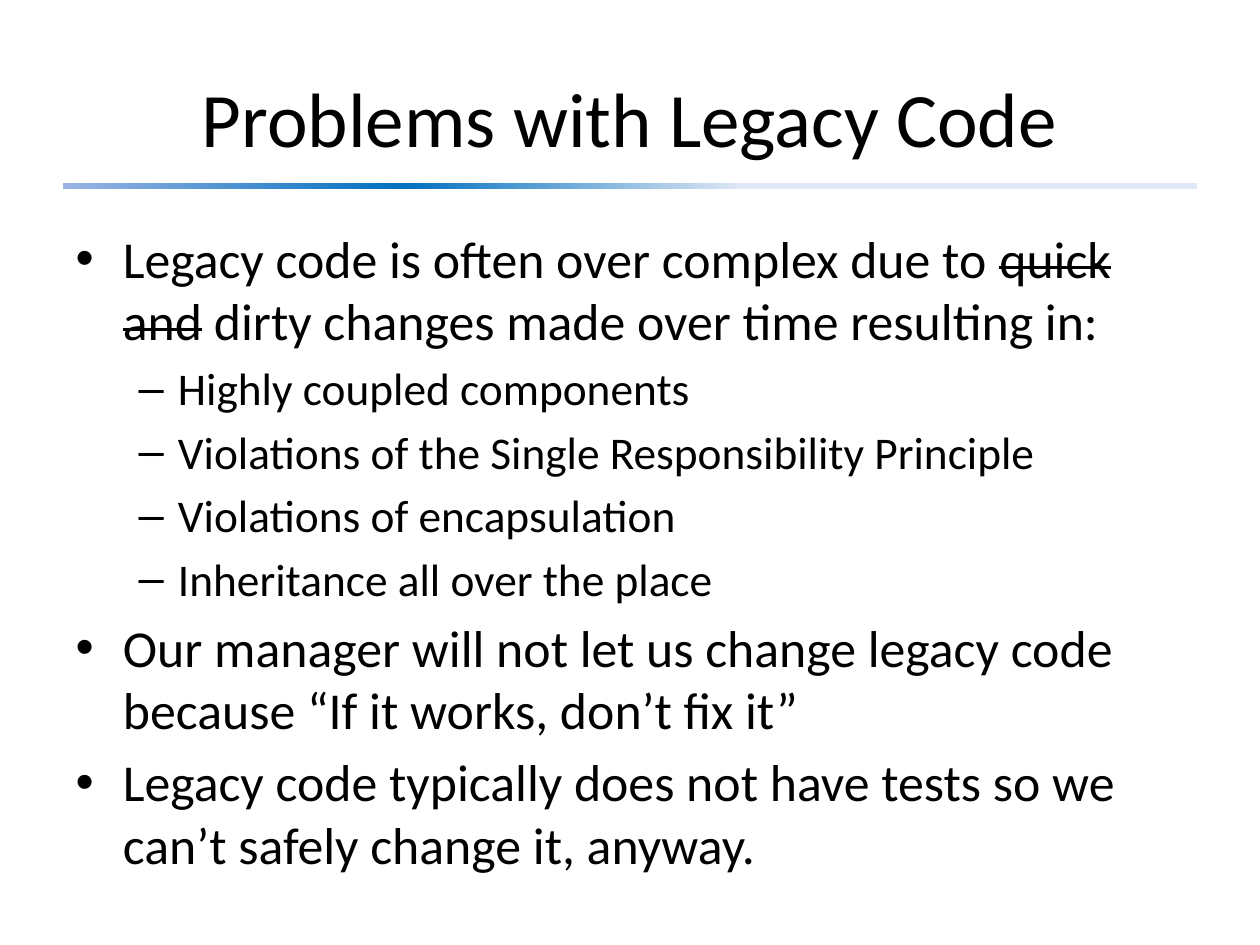
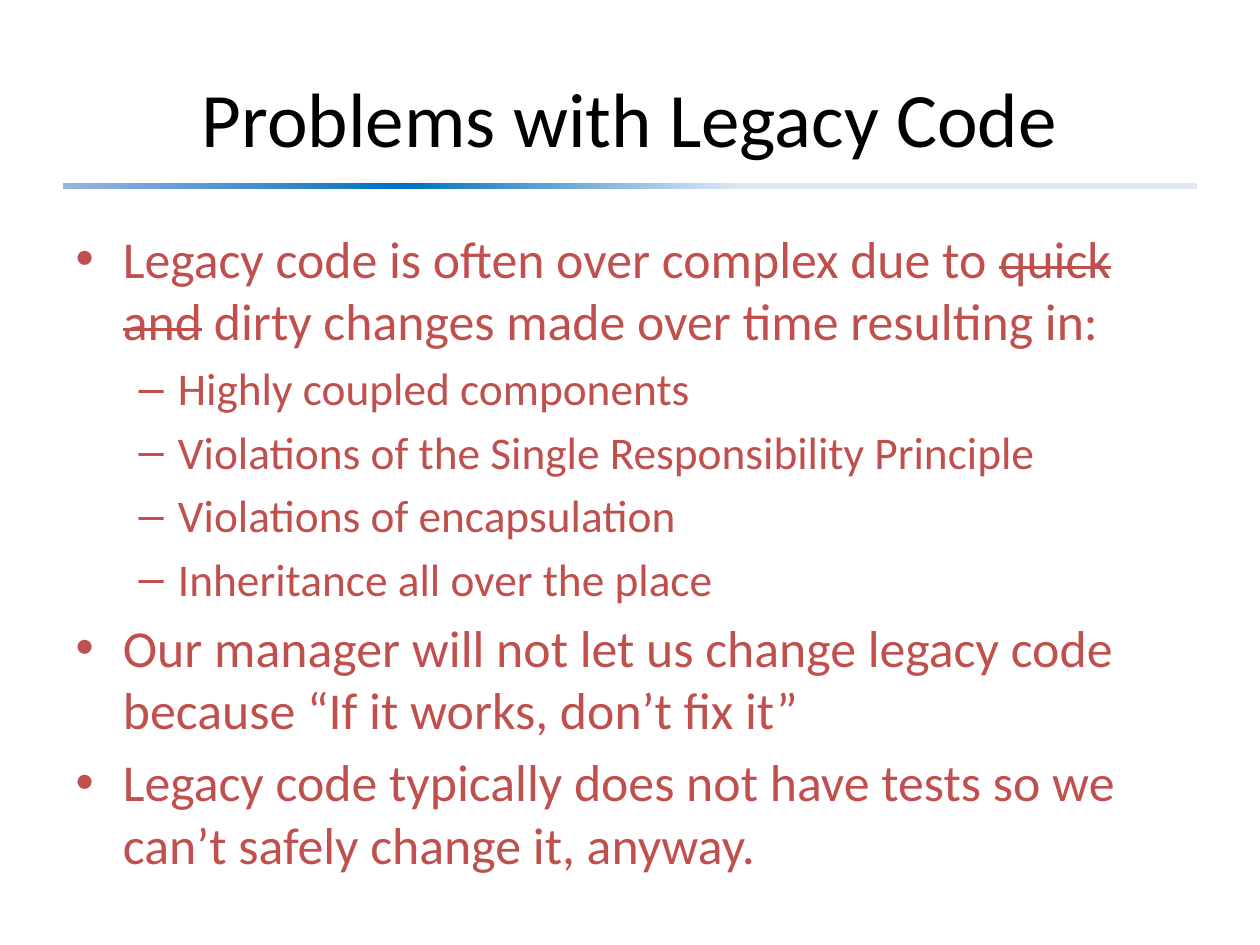
Before and after one commit to david-sackstein/solid-c-cpp, a slide deck: slide 5 of Module 4 - Legacy Code.pptx. Drawn at 1260x945 pixels with LibreOffice and Linux fonts; fonts in the diff are those of the drawing. Boxes give left, top, right and bottom in pixels: in the first picture for what was removed or moved away, otherwise in the second. Text is boxed around its words. In the diff, an @@ line names an element or a change of style, - is before the commit and + after.

```diff
--- a/Module 4 - Legacy Code.pptx
+++ b/Module 4 - Legacy Code.pptx
@@ text "Legacy code is often over ..." at [123, 242, 1114, 871]: text colour #000000 to #C0504D @@
```
Also in this commit, not shown: 7 other slides changed, 2 slides added, 2 slides removed, 7 other files.
